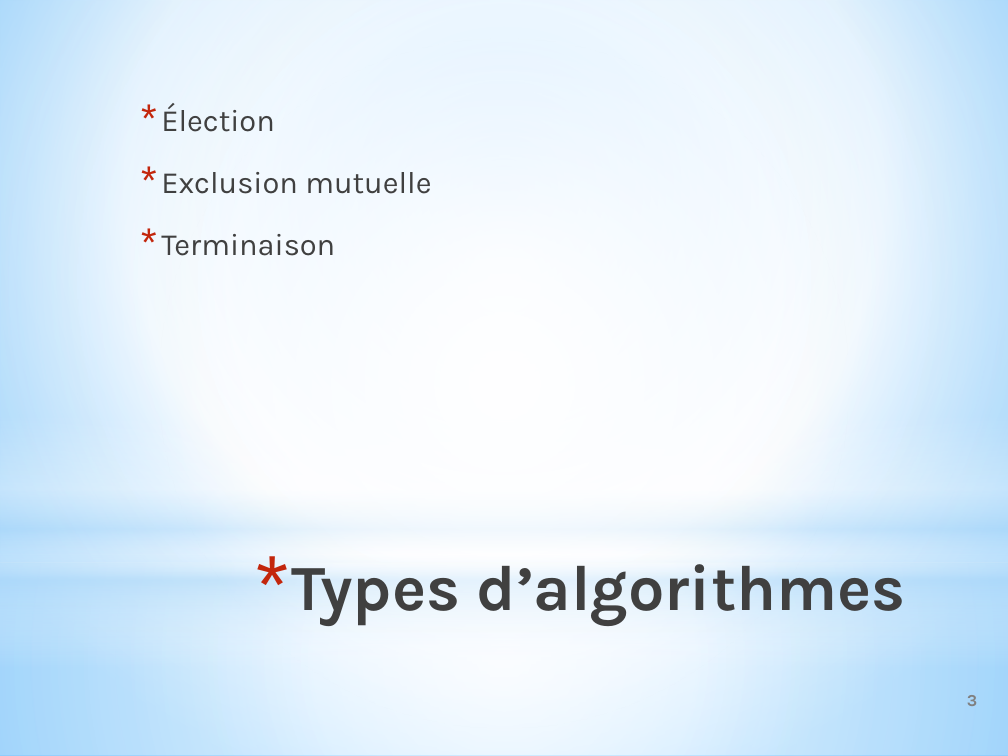
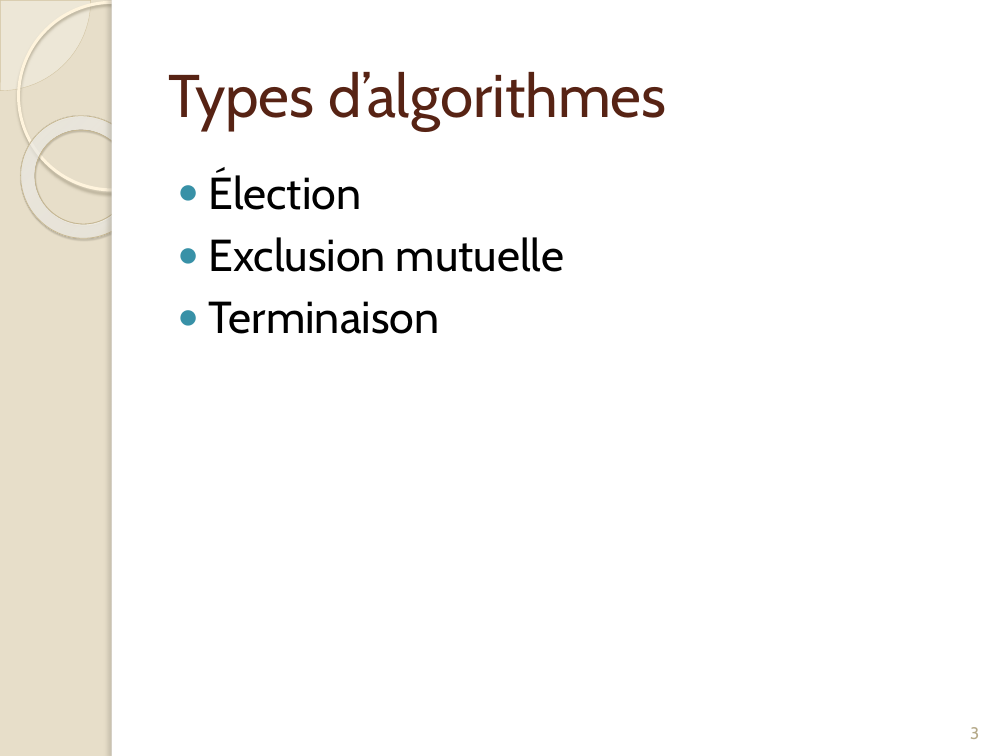
Before and after one commit to Origraena/moca, a slide deck: slide 4 of fmin212/Presentation/presAlgoDist.pptx. Drawn at 1008x756 pixels with LibreOffice and Linux fonts; fonts in the diff are those of the drawing. Boxes give left, top, right and bottom in pixels: in the first picture for what was removed or moved away, otherwise in the second. Text is boxed around its words. In the diff, an @@ line names an element or a change of style, - is before the commit and + after.

```diff
--- a/fmin212/Presentation/presAlgoDist.pptx
+++ b/fmin212/Presentation/presAlgoDist.pptx
@@ background gradient #9ED5FF to #FFFFFF to #5BB9FF to #E7DEC9 @@
@@ ellipse removed at [0, 27, 1008, 739] @@
@@ pie slice (boxed as its full ellipse) added at [0, 0, 91, 91], fill #FEFAF4 at 33% opacity, outline #D3C39F 0.25 pt @@
@@ ellipse added at [18, 2, 206, 190], outline #FFF5DE 2.15 pt @@
@@ rectangle: place and size @@
-rectangle at [0, 0, 1008, 562]
+rectangle at [112, 0, 1008, 756]
@@ rectangle at [112, 0, 1008, 756]: fill gradient #FFFFFF to #B4DCFA to #FFFFFF @@
@@ rectangle added at [112, 0, 120, 756], fill #FFFFFF @@
@@ title "Types d’algorithmes": place and size @@
-title "Types d’algorithmes" at [292, 564, 906, 626]
+title "Types d’algorithmes" at [168, 72, 666, 130]
@@ title "Types d’algorithmes" at [168, 72, 666, 130]: size 46 to 43 pt, font Karla to Cabin, text colour gradient #000000 to #404040 to #212745 to #572314, bold off; alignment right to left; bullet * to none; vertical alignment top to middle @@
@@ donut added at [0, 91, 169, 263], fill gradient #FFFCF6 to #FFFEFB to #F0D28E, outline #C7B893 0.58 pt @@
@@ text "Élection": place and size @@
-text "Élection" at [161, 103, 431, 256]
+text "Élection" at [209, 171, 564, 334]
@@ text "Élection" at [209, 171, 564, 334]: size 22 to 32 pt, font Karla to Cabin, text colour #404040 to #000000; bullet * to ●; line spacing 1.4 to 1; less space between paragraphs; bullet colour #C3260C to #3891A7 @@
@@ rectangle removed at [0, 415, 1008, 667] @@
@@ rectangle removed at [0, 562, 1008, 756] @@
@@ page number: place and size @@
-page number at [967, 695, 977, 706]
+page number at [970, 727, 979, 739]
@@ page number at [970, 727, 979, 739]: font Karla to Cabin, text colour #808080 to #B6A98A, bold off; alignment right to centre; vertical alignment middle to bottom @@
```
Also in this commit, not shown: 14 other slides changed, 4 slides added.
